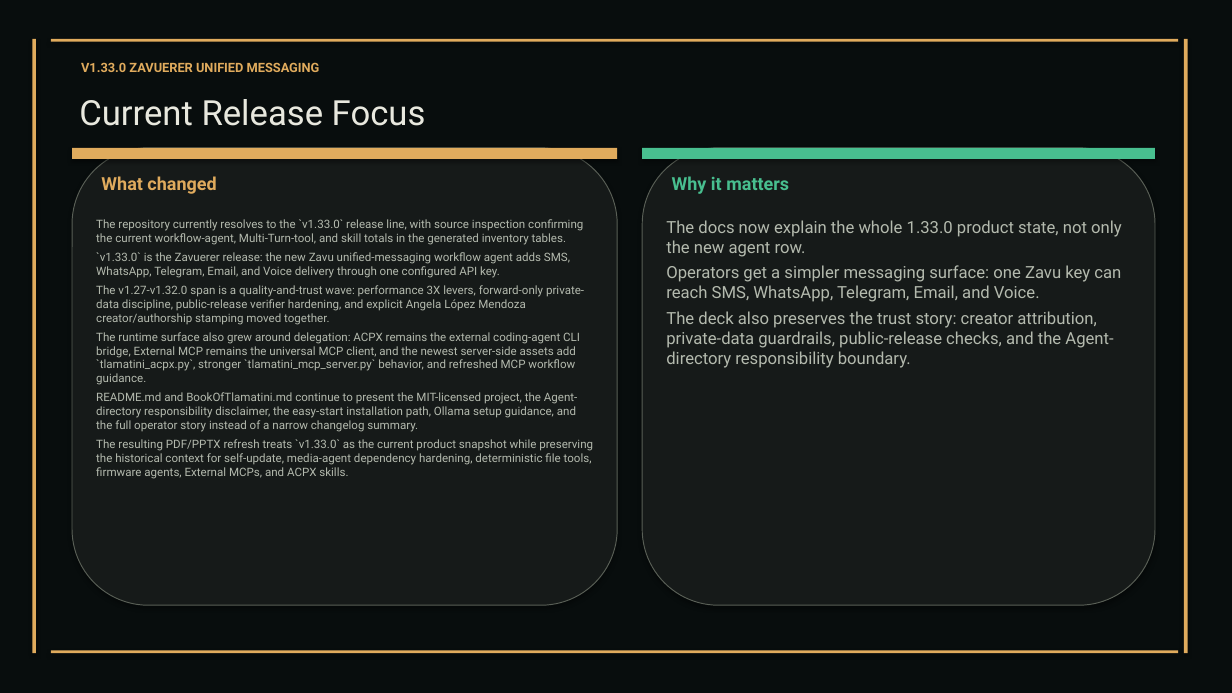
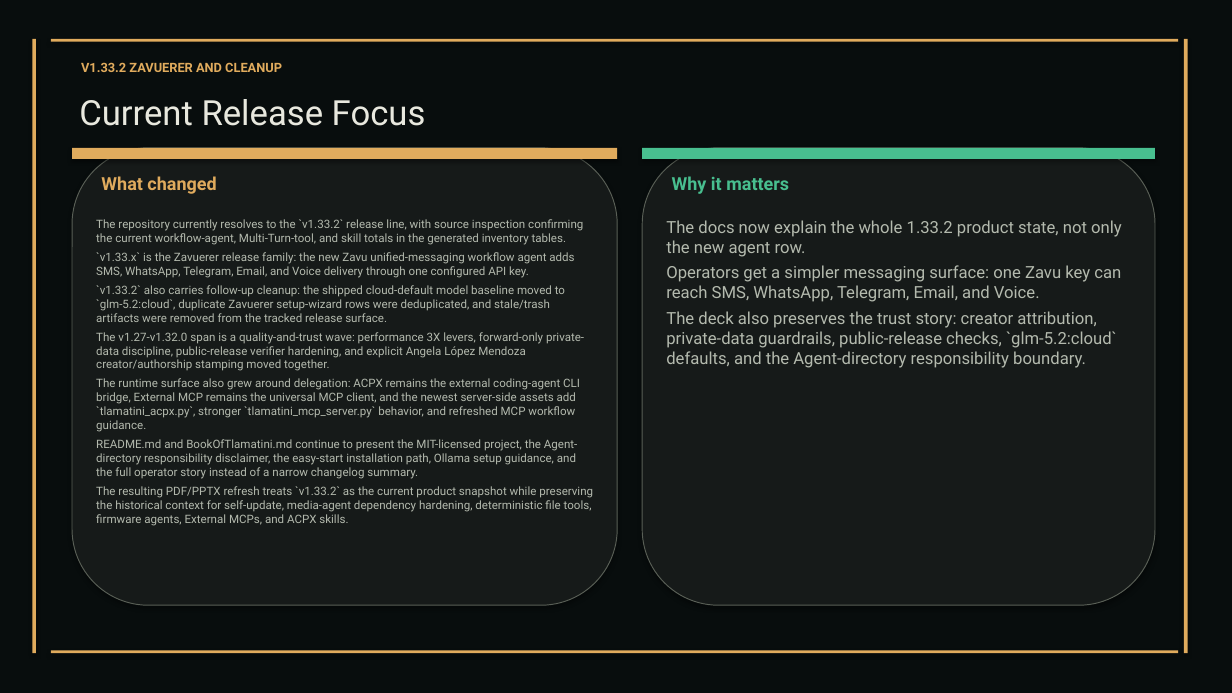
Before and after one commit to XAIHT/Tlamatini, a slide deck: slide 20 of Tlamatini_eXtended_Artificial_Intelligence_Humanly_Tempered.pptx. Drawn at 1232x693 pixels with LibreOffice and Linux fonts; fonts in the diff are those of the drawing. Boxes give left, top, right and bottom in pixels: in the first picture for what was removed or moved away, otherwise in the second. Text is boxed around its words. In the diff, an @@ line names an element or a change of style, - is before the commit and + after.

Commit message:
Updating vosual documentation and defule models, by angelahack1

```diff
--- a/Tlamatini_eXtended_Artificial_Intelligence_Humanly_Tempered.pptx
+++ b/Tlamatini_eXtended_Artificial_Intelligence_Humanly_Tempered.pptx
@@ text at (x1=81, y1=62, x2=282, y2=72): text changed @@
-V1.33.0 ZAVUERER UNIFIED MESSAGING
+V1.33.2 ZAVUERER AND CLEANUP
@@ text at (x1=96, y1=219, x2=583, y2=322): text changed @@
-The repository currently resolves to the `v1.33.0` release line, with source inspection confirming the current workflow-agent, Multi-Turn-tool, and skill totals in the generated inventory tables.
-`v1.33.0` is the Zavuerer release: the new Zavu unified-messaging workflow agent adds SMS, WhatsApp, Telegram, Email, and Voice delivery through one configured API key.
+The repository currently resolves to the `v1.33.2` release line, with source inspection confirming the current workflow-agent, Multi-Turn-tool, and skill totals in the generated inventory tables.
+`v1.33.x` is the Zavuerer release family: the new Zavu unified-messaging workflow agent adds SMS, WhatsApp, Telegram, Email, and Voice delivery through one configured API key.
+`v1.33.2` also carries follow-up cleanup: the shipped cloud-default model baseline moved to `glm-5.2:cloud`, duplicate Zavuerer setup-wizard rows were deduplicated, and stale/trash artifacts were removed from the tracked release surface.
@@ text at (x1=666, y1=220, x2=1122, y2=257): text changed @@
-The docs now explain the whole 1.33.0 product state, not only the new agent row.
+The docs now explain the whole 1.33.2 product state, not only the new agent row.
@@ text at (x1=666, y1=311, x2=1117, y2=368): text changed @@
-The deck also preserves the trust story: creator attribution, private-data guardrails, public-release checks, and the Agent-directory responsibility boundary.
+The deck also preserves the trust story: creator attribution, private-data guardrails, public-release checks, `glm-5.2:cloud` defaults, and the Agent-directory responsibility boundary.
@@ text at (x1=96, y1=486, x2=593, y2=526): text changed @@
-The resulting PDF/PPTX refresh treats `v1.33.0` as the current product snapshot while preserving the historical context for self-update, media-agent dependency hardening, deterministic file tools, firmware agents, External MCPs, and ACPX skills.
+The resulting PDF/PPTX refresh treats `v1.33.2` as the current product snapshot while preserving the historical context for self-update, media-agent dependency hardening, deterministic file tools, firmware agents, External MCPs, and ACPX skills.
```
Also in this commit, not shown: 50 other slides changed, 1 slide added, 5 slides removed, 16 other files.
